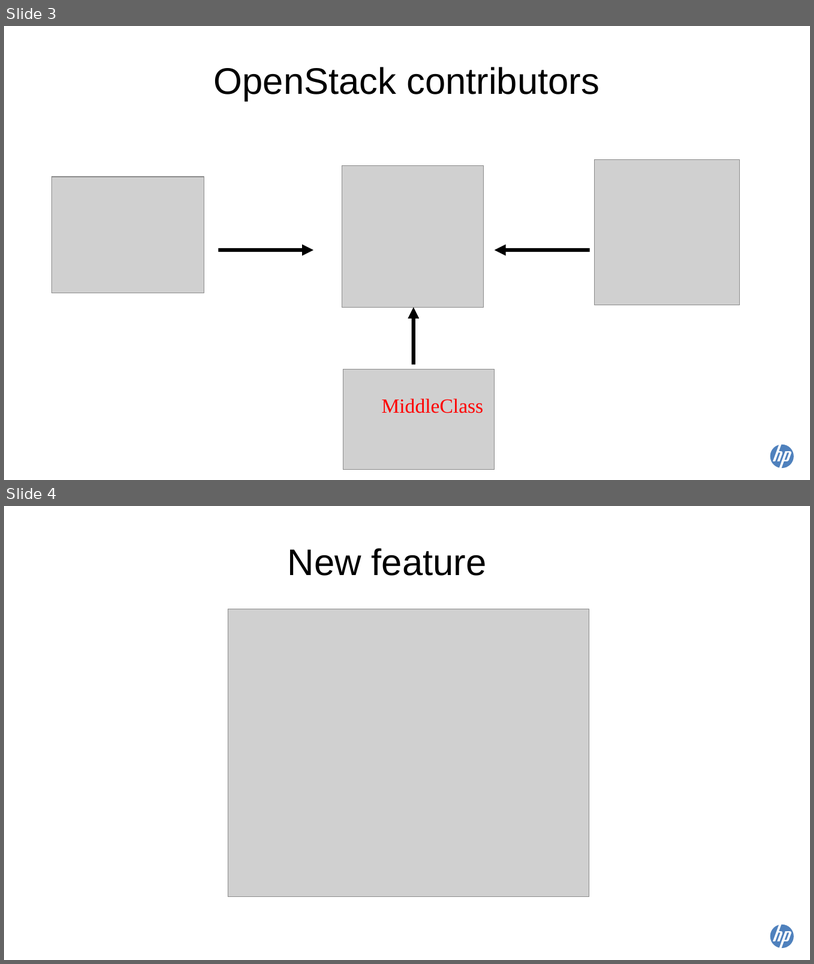
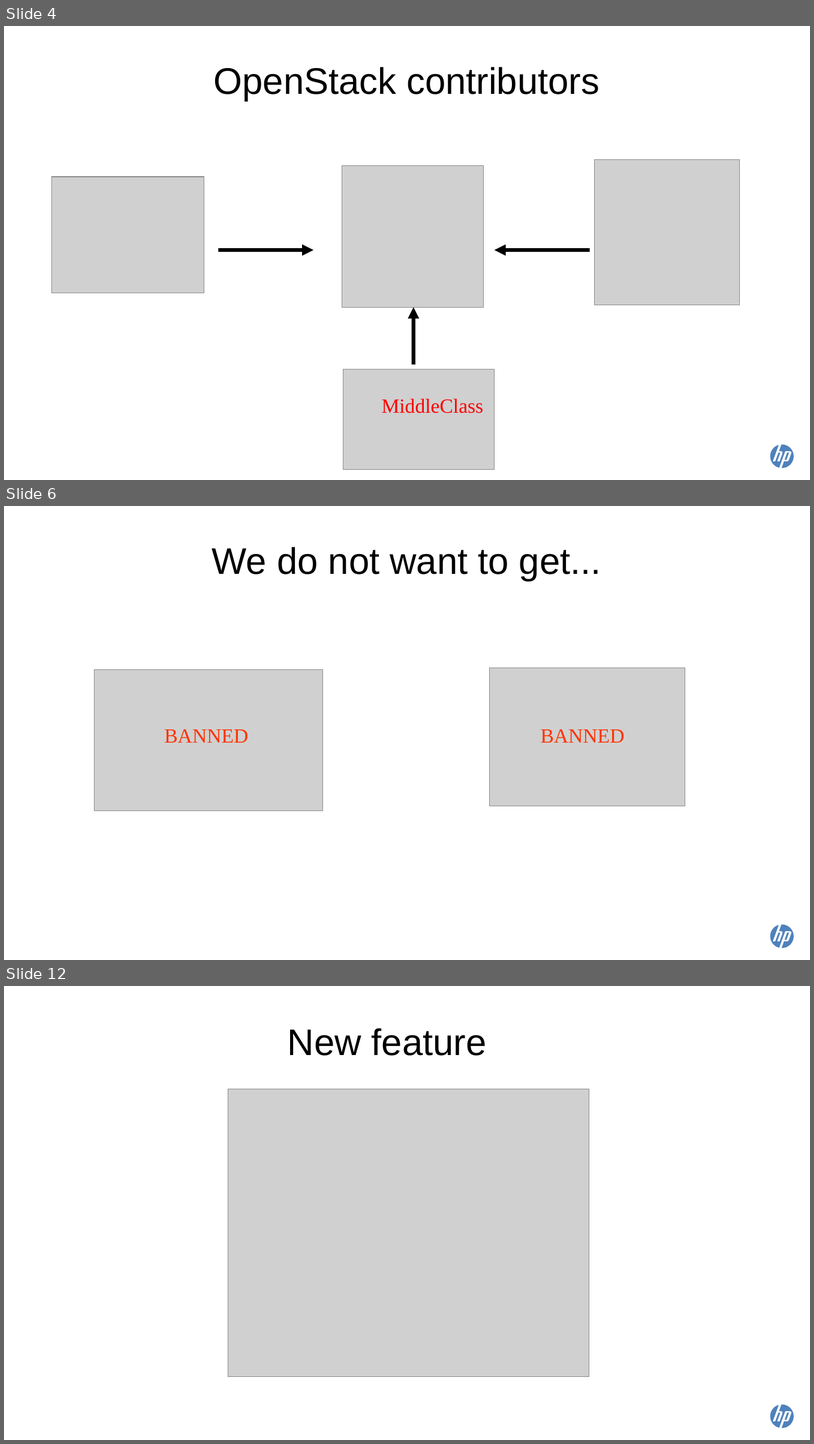
Before and after one commit to scottdangelo/TokyoSummitTalk, a slide deck: Tokyo2015_ROZ.odp. Shown one above the other, each under a label of ours: slides 3 and 4 before the commit, slides 4, 6 and 12 after it; the slides between them are not shown. The pictures are 814x964 and 814x1444 pixels, drawn with LibreOffice and Linux fonts; fonts in the diff are those of the drawing; grey boxes stand for pictures. Boxes give left, top, right and bottom in pixels: in the first picture for what was removed or moved away, otherwise in the second. Text is boxed around its words. In the diff, an @@ line names an element or a change of style, - is before the commit and + after.

```diff
--- a/Tokyo2015_ROZ.odp
+++ b/Tokyo2015_ROZ.odp
@@ slide 6 added at bbox=[4, 506, 810, 960], background #FFFFFF; not listed: 1 template element that a slide beside it also shows @@
@@ title added at bbox=[212, 547, 602, 581], 44 pt, text #000000 @@
+We do not want to get...
@@ picture added at bbox=[95, 669, 323, 811] @@
@@ picture added at bbox=[490, 668, 685, 806] @@
@@ text added at bbox=[164, 729, 248, 742], 24 pt, text #FF3300 @@
+BANNED
@@ text added at bbox=[541, 729, 625, 742], 24 pt, text #FF3300 @@
+BANNED
@@ what was slide 3 is now slide 4 @@
@@ what was slide 4 is now slide 12 @@
```
Also in this commit, not shown: 2 slides changed, 9 other slides added, 1 other file.
